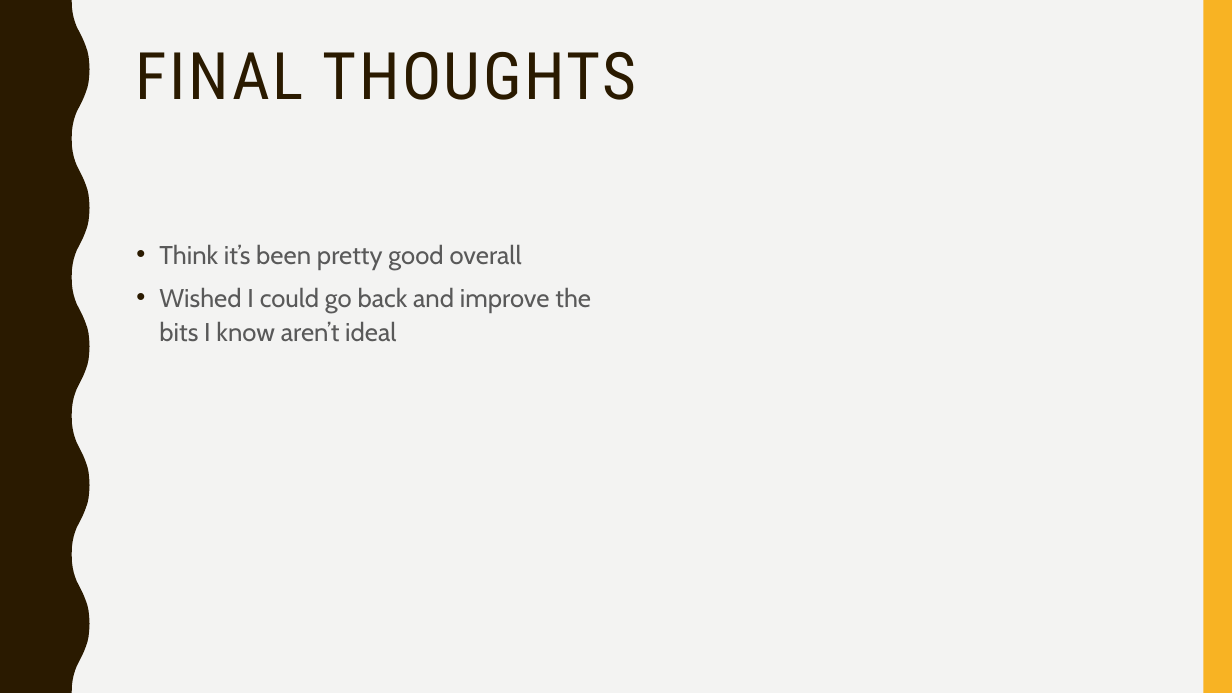
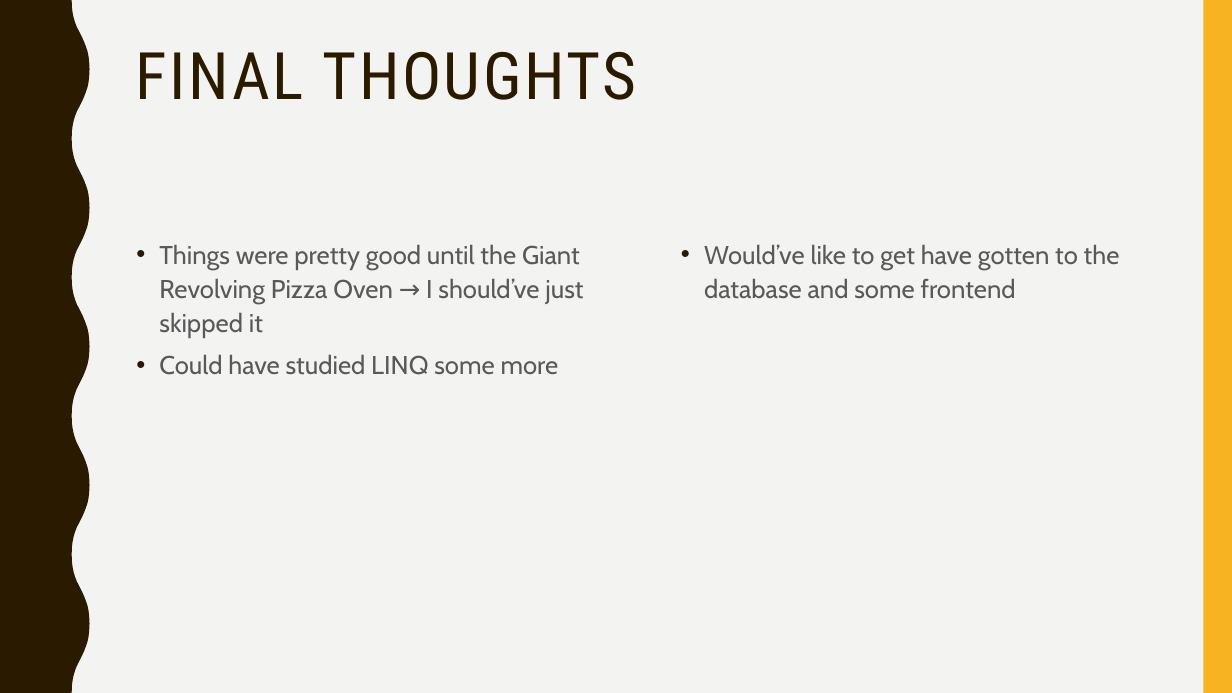
Before and after one commit to Exopi-Talent-Academy/PizzaSolutionRebekka, a slide deck: slide 10 of PizzaSolution Presentation.pptx (slide 9 before the commit). Drawn at 1232x693 pixels with LibreOffice and Linux fonts; fonts in the diff are those of the drawing. Boxes give left, top, right and bottom in pixels: in the first picture for what was removed or moved away, otherwise in the second. Text is boxed around its words. In the diff, an @@ line names an element or a change of style, - is before the commit and + after.

Commit message:
More work on the oven and presentation

```diff
--- a/PizzaSolution Presentation.pptx
+++ b/PizzaSolution Presentation.pptx
@@ text at bbox=[159, 244, 583, 375]: text changed @@
-• Think it’s been pretty good overall
-• Wished I could go back and improve the bits I know aren’t ideal
+• Things were pretty good until the Giant Revolving Pizza Oven → I should’ve just skipped it
+• Could have studied LINQ some more
@@ text added at bbox=[704, 244, 1120, 299], 20 pt, text #595959 @@
+• Would’ve like to get have gotten to the database and some frontend
```
Also in this commit, not shown: 4 slides added, 2 slides removed, 1 other file.
